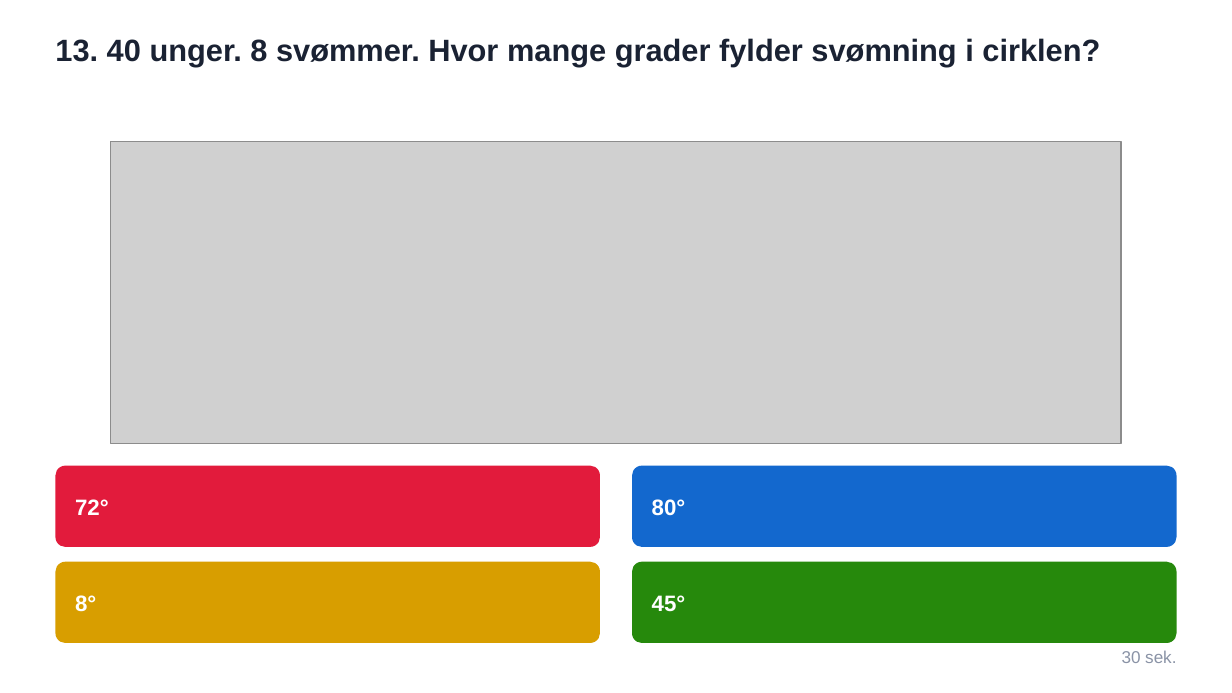
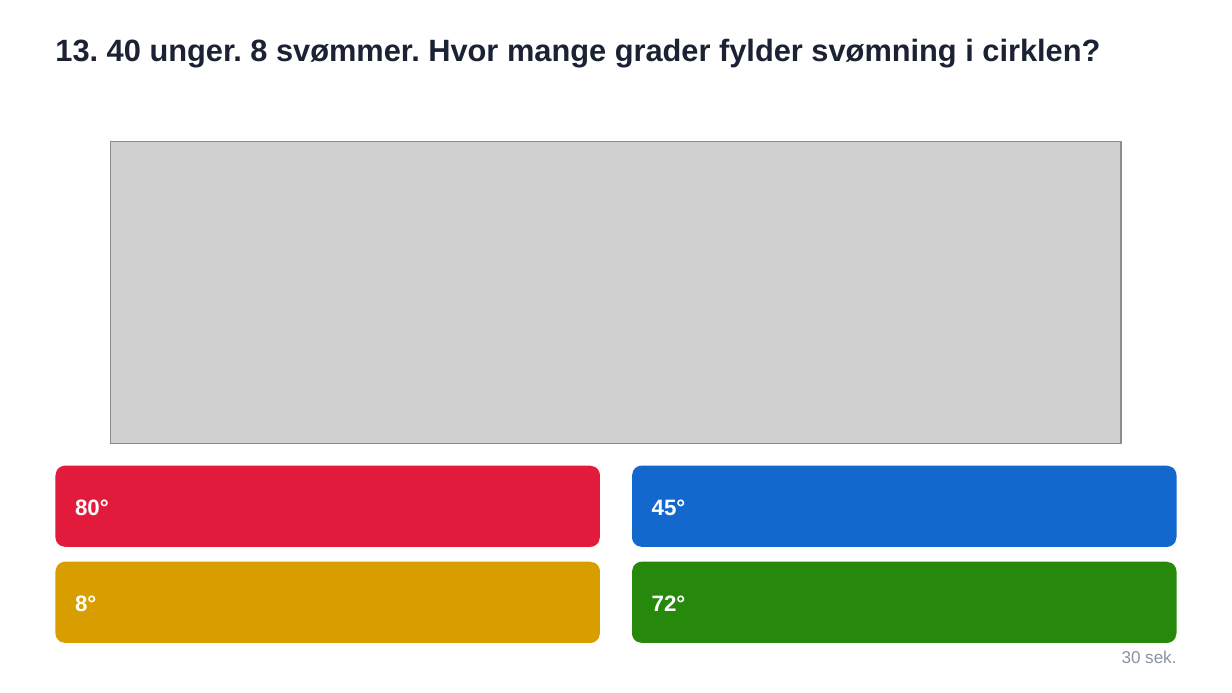
Before and after one commit to mibelibsen/kontiki, a slide deck: slide 14 of facit/kahoot-statistik-2026-09-11.pptx. Drawn at 1232x693 pixels with LibreOffice and Linux fonts; fonts in the diff are those of the drawing; grey boxes stand for pictures. Boxes give left, top, right and bottom in pixels: in the first picture for what was removed or moved away, otherwise in the second. Text is boxed around its words. In the diff, an @@ line names an element or a change of style, - is before the commit and + after.

```diff
--- a/facit/kahoot-statistik-2026-09-11.pptx
+++ b/facit/kahoot-statistik-2026-09-11.pptx
@@ text "45°": place and size @@
-text "45°" at (652, 595, 686, 612)
+text "45°" at (652, 499, 686, 516)
@@ text at (75, 499, 109, 516): text changed @@
-72°
+80°
@@ text removed at (652, 499, 686, 516) @@
-80°
@@ text added at (652, 595, 686, 611), 13 pt, text #FFFFFF, bold @@
+72°
```
Also in this commit, not shown: 27 other slides changed, 7 other files.
